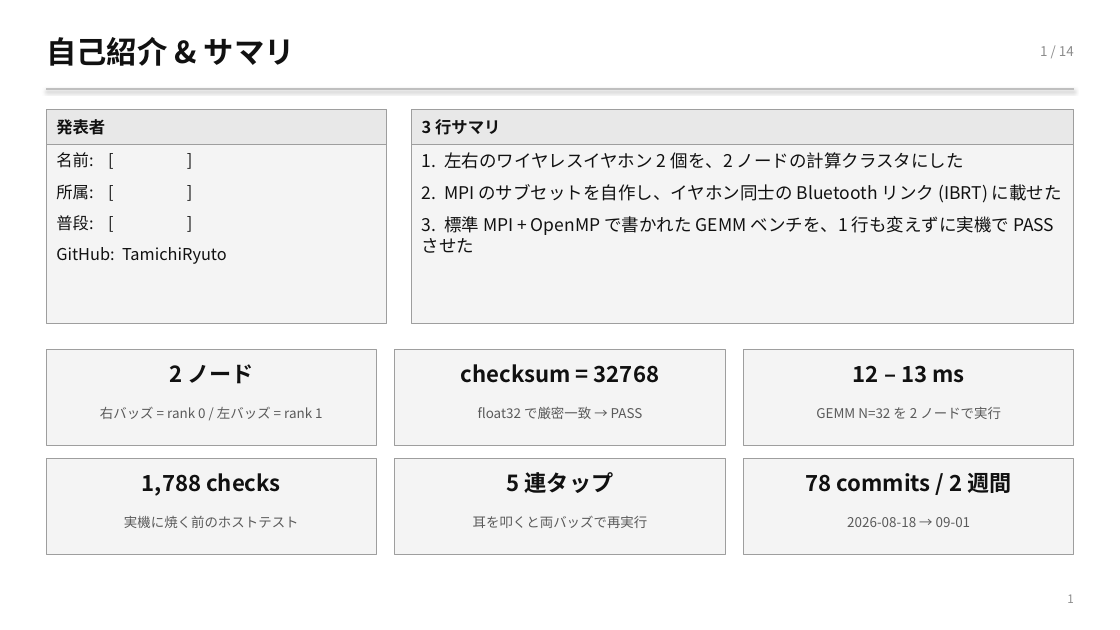
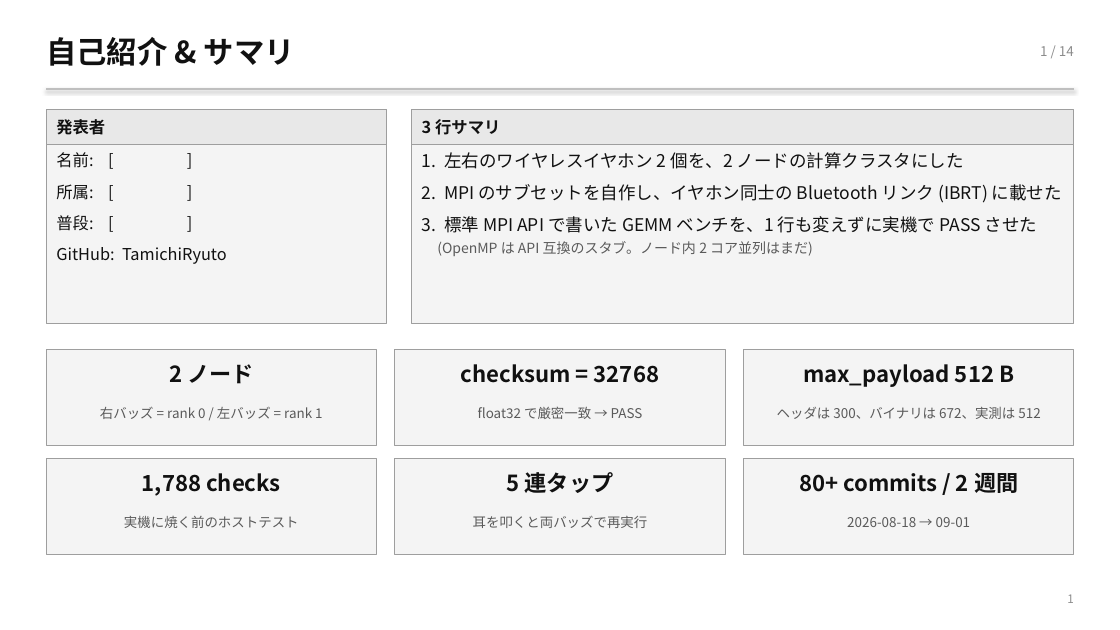
Before and after one commit to TamichiRyuto/pine-buds-cluster, a slide deck: slide 2 of slides/lt-ear-parallel.pptx. Drawn at 1120x630 pixels with LibreOffice and Linux fonts; fonts in the diff are those of the drawing. Boxes give left, top, right and bottom in pixels: in the first picture for what was removed or moved away, otherwise in the second. Text is boxed around its words. In the diff, an @@ line names an element or a change of style, - is before the commit and + after.

```diff
--- a/slides/lt-ear-parallel.pptx
+++ b/slides/lt-ear-parallel.pptx
@@ text at <box>422,216,1037,256</box>: text changed @@
-3. 標準 MPI + OpenMP で書かれた GEMM ベンチを、1 行も変えずに実機で PASS させた
+3. 標準 MPI API で書いた GEMM ベンチを、1 行も変えずに実機で PASS させた
+(OpenMP は API 互換のスタブ。ノード内 2 コア並列はまだ)
@@ text at <box>803,364,1014,387</box>: text changed @@
-12 – 13 ms
+max_payload 512 B
@@ text at <box>777,407,1040,419</box>: text changed @@
-GEMM N=32 を 2 ノードで実行
+ヘッダは 300、バイナリは 672、実測は 512
@@ text at <box>799,469,1018,497</box>: text changed @@
-78 commits / 2 週間
+80+ commits / 2 週間
```
Also in this commit, not shown: 13 other slides changed, 2 other files.
